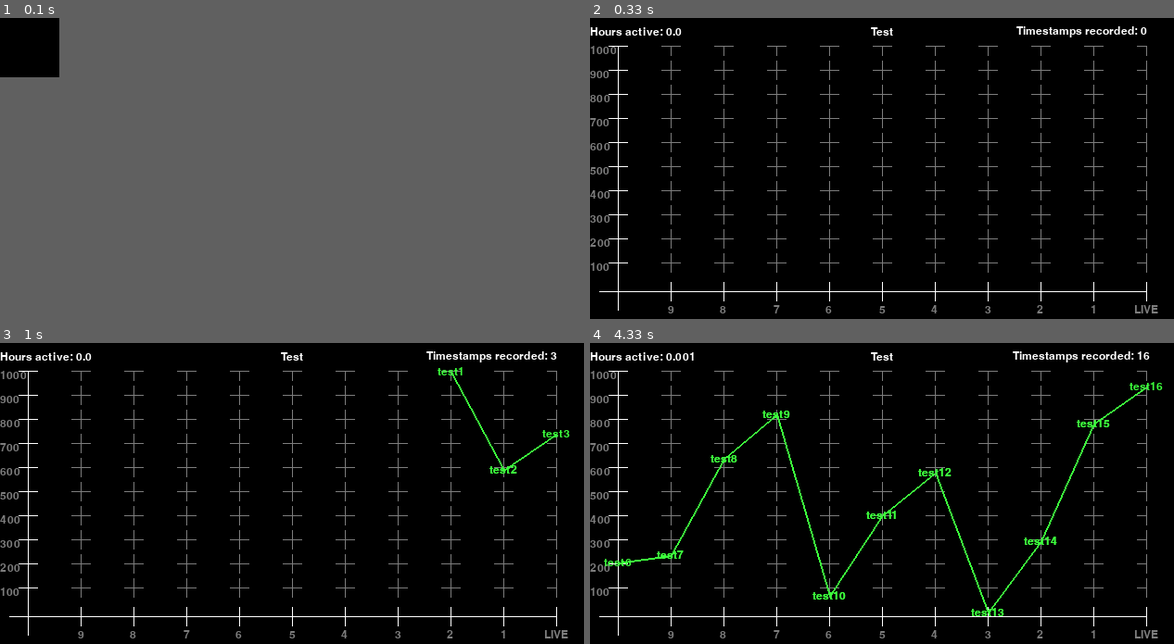
Above: before the commit, frames 1-4 (two rows, left to right).
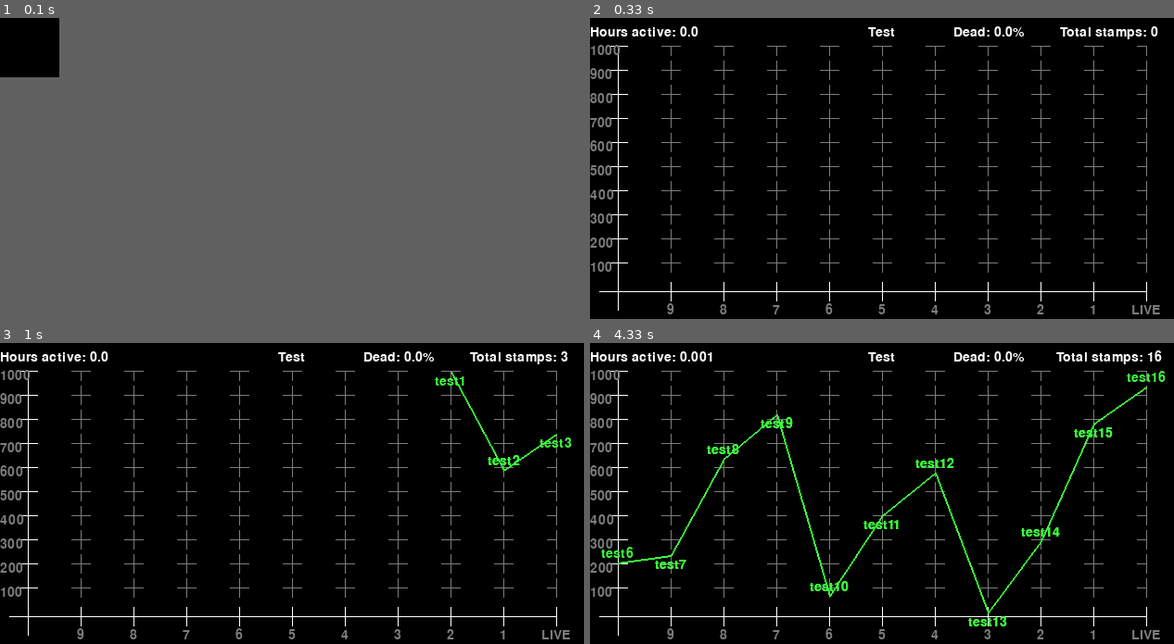
Above: after the commit, the same moments.

Repository: GerElef/pywebwatcher2
Game: pygame game, started from user_io/pygameplotter.py
The game is run twice, just before and just after one commit, with the same random seed, the same clock (stepped at 60 frames per second) and the same inputs.
Inputs:
- Up to frame 1 (0.1 s): no input
- Up to frame 2 (0.33 s): no input
- Up to frame 3 (1 s): no input
- Up to frame 4 (4.33 s): no input

Frame 1 is identical in both runs. In frame 2, 2.2% of the frame differs, in the area x 0-98%, y 2-99%; in frame 3, 2.7%; in frame 4, 4.4%, in the area x 0-99%, y 2-99%.

Commit message:
Fixed minor stuff. Made server names more visible so they don't stack onto another. Added dead % counter

Diff:
--- a/__main__.py
+++ b/__main__.py
@@ -2,15 +2,15 @@
 from sys import argv
 from threading import Thread, Event
 from time import sleep
+
+import pygame
 
 from db.dao import Dao
 from net_test.nettest import StabilityTester
 from net_test.sniffer import Sniffer
 from user_io.flag_handler import CMDHandler
 from user_io.output import Generator
-
-
-# TODO convert cmd program to run as real-time data plot with pygame
+from user_io.pygameplotter import PyEngine
 
 
 def get_interfaces():
@@ -34,12 +34,12 @@
     return ts_count, pk_count
 
 
-def start_tester(iface, evt, loop_times):
+def start_tester(iface, evt, loop_times, engine):
     tester = StabilityTester(iface)
     if loop_times == inf:
-        Thread(target=tester.ping_with_event, args=(evt,)).start()
+        Thread(target=tester.ping_with_event, args=(evt, engine,)).start()
     else:
-        Thread(target=tester.ping_with_event_counter, args=(evt, loop_times,)).start()
+        Thread(target=tester.ping_with_event_counter, args=(evt, loop_times, engine)).start()
 
 
 def start_sniffer(iface, ifaceipv4, evt, count):
@@ -155,9 +155,10 @@
     StabilityTester.SLEEP_TIME = handler.SLEEP_TIME
 
     Sniffer.IP_FILTER = handler.IP_FILTER
-
+    engine = PyEngine(handler.SLEEP_TIME, StabilityTester.UPPER_LIMIT, title=f"Interface {handler.INTERFACE_IPV4}",
+                      timer=True)
     tester_event = Event()
-    start_tester(handler.INTERFACE_IPV4, tester_event, handler.LOOP_TIMES)
+    start_tester(handler.INTERFACE_IPV4, tester_event, handler.LOOP_TIMES, engine)
 
     scapy_event = Event()
     if handler.SNIFF_FLAG:
@@ -165,10 +166,14 @@
 
     try:
         while True:
-            sleep(999999)
+            if engine.is_shut_down:
+                raise KeyboardInterrupt()
+            engine.main_loop()
+            sleep(0.1)
     except KeyboardInterrupt:
         print("Shutting down threads...")
         tester_event.set()
         scapy_event.set()
     finally:
+        pygame.quit()
         exit(0)
--- a/net_test/nettest.py
+++ b/net_test/nettest.py
@@ -7,6 +7,7 @@
 from ping3 import ping
 
 from db.dao import Dao
+from user_io.pygameplotter import PyEngine
 
 ping3.EXCEPTIONS = True
 
@@ -32,23 +33,23 @@
         if len(self.servers) != len(self.servers_readable):
             raise ServerHostNameMismatchException()
 
-    def ping_forever(self):
+    def ping_forever(self, engine):
         while True:
-            self.loop_servers()
+            self.loop_servers(engine)
 
-    def ping_with_event(self, evt: Event):
+    def ping_with_event(self, evt: Event, engine: PyEngine):
         while True:
             if evt.is_set():
                 break
-            self.loop_servers()
+            self.loop_servers(engine)
 
-    def ping_with_event_counter(self, evt: Event, c):
+    def ping_with_event_counter(self, evt: Event, c, engine: PyEngine):
         for i in range(c):
             if evt.is_set():
                 break
-            self.loop_servers()
+            self.loop_servers(engine)
 
-    def loop_servers(self):
+    def loop_servers(self, engine: PyEngine):
         tts = StabilityTester.SLEEP_TIME
 
         for i in range(len(self.servers)):
@@ -62,6 +63,8 @@
                                   self.servers[i], self.servers_readable[i],
                                   self.interface)
 
+                engine.add_stamp(self.servers_readable[i], ms)
+
                 print(f"Server Name: {self.servers_readable[i]}\n"
                       f"\tReplied in: {ms}ms\n"
                       f"\tPing Variation: {ms - self.local_history[i]}ms")
@@ -74,11 +77,13 @@
                 self.db.timestamp(0, StabilityTester.UPPER_LIMIT,
                                   self.servers[i], self.servers_readable[i],
                                   self.interface, True)
+                engine.add_stamp(self.servers_readable[i], 0)
 
                 print(f"Server Name: {self.servers_readable[i]}\n"
                       f"\t\tConnection timed out.")
 
             except PingError as pe:
+                engine.add_stamp(self.servers_readable[i], 0)
                 print(f"Encountered unexpected PingError {pe} when pinging {self.servers_readable[i]}")
                 sleep(0.1)
             except Exception:
--- a/user_io/output.py
+++ b/user_io/output.py
@@ -1,13 +1,15 @@
+import os
+import pickle as pl
 from datetime import datetime
 from time import time
+from typing import Generator as PyGenerator
+from typing import List, Callable, Tuple, AnyStr
+
+from fpdf import FPDF
 from matplotlib import pyplot
 from matplotlib import rcParams
-from typing import List, Callable, Tuple, AnyStr
-from typing import Generator as PyGenerator
+
 from db.tables import Packet, Timeframe
-from fpdf import FPDF
-import pickle as pl
-import os
 
 
 # TODO implement anon dictionary and matching
--- a/user_io/pygameplotter.py
+++ b/user_io/pygameplotter.py
@@ -1,15 +1,16 @@
 from random import Random
-from time import sleep, time
+from time import time, sleep
 
 import pygame
 from pygame.locals import RESIZABLE, QUIT, K_ESCAPE, K_LSHIFT, K_RSHIFT, VIDEORESIZE
 
 
 class Stamp:
-    def __init__(self, label: str, ping: int, dead=False):
+    def __init__(self, label: str, ping: int, offset: int,  dead=False):
         self.label: str = label
         self.ping: int = ping
         self.dead: bool = dead
+        self.label_offset = offset
 
 
 class PyEngine:
@@ -25,7 +26,7 @@
         self.display_stamps: list[Stamp] = []
         self.clock = pygame.time.Clock()
         self.clock.tick(PyEngine.tickrate)
-        self.plot_font = pygame.font.Font(pygame.font.get_default_font(), 12)
+        self.plot_font = pygame.font.Font(pygame.font.get_default_font(), 14)
         self.screen = pygame.display.set_mode((width, height), RESIZABLE)
 
         self.element_count = element_count
@@ -36,6 +37,7 @@
         self.timer = timer
         if self.timer:
             self.start_time = time()
+        self.dead_counter = 0
 
         pygame.display.set_caption('pywebwatcher2')
 
@@ -49,6 +51,7 @@
         self.MARGIN_SMALL_H = 10
         self.MARGIN_SMALL_W = 10
 
+        self.label_offset_y = self.MARGIN_SMALL_H
         self.y_axis_true_h = self.screen.get_height() - self.MARGIN_H * 2
         self.x_axis_true_w = self.screen.get_width() - self.MARGIN_W * 2
         self.is_shut_down = False
@@ -91,8 +94,10 @@
         if self.title:
             self.draw_text(self.title, self.WHITE, (self.screen.get_width() / 2, int(self.MARGIN_H / 2)))
 
-        self.draw_text(f"Timestamps recorded: {self.total_stamps}", self.WHITE,
-                       (self.screen.get_width(), int(self.MARGIN_H / 2)), offset_x= -100)
+        self.draw_text(f"Total stamps: {self.total_stamps}", self.WHITE,
+                       (self.screen.get_width() + self.MARGIN_W, int(self.MARGIN_H / 2)), offset_x=-100)
+        self.draw_text(f"Dead: {round(100*(self.dead_counter/(self.total_stamps + 1)),2)}%", self.WHITE,
+                       (self.screen.get_width(), int(self.MARGIN_H / 2)), offset_x=-200)
 
     def draw_text(self, s: str, colour, pos: tuple[int, int], offset_x: int = 0, offset_y: int = 0):
         surface = self.plot_font.render(s, True, colour)
@@ -113,17 +118,18 @@
         offset_x = self.MARGIN_W
         offset_y = self.MARGIN_H
         # https://www.pygame.org/docs/ref/draw.html#pygame.draw.aaline
-        for i in range(len(self.display_stamps) - 1):
+        for i in range(0, len(self.display_stamps) - 1):
             curr_point = (offset_x + self.map_x_to_plot(i), offset_y + self.map_y_to_plot(self.display_stamps[i]))
-            next_point = (
-                offset_x + self.map_x_to_plot(i + 1), offset_y + self.map_y_to_plot(self.display_stamps[i + 1]))
+            next_point = (offset_x + self.map_x_to_plot(i + 1), offset_y + self.map_y_to_plot(self.display_stamps[i + 1]))
 
             self.draw_text(self.display_stamps[i].label,
-                           colour_alive if not is_dead(self.display_stamps[i]) else colour_dead, curr_point)
+                           colour_alive if not is_dead(self.display_stamps[i]) else colour_dead,
+                           curr_point, offset_y=self.display_stamps[i].label_offset)
             pygame.draw.line(self.screen, colour_alive if not is_dead(self.display_stamps[i + 1]) else colour_dead,
                              curr_point, next_point, 2)
             self.draw_text(self.display_stamps[i + 1].label,
-                           colour_alive if not is_dead(self.display_stamps[i + 1]) else colour_dead, next_point)
+                           colour_alive if not is_dead(self.display_stamps[i + 1]) else colour_dead,
+                           next_point, offset_y=self.display_stamps[i+1].label_offset)
 
     def map_y_to_plot(self, stamp: Stamp) -> int:
         # https://stackoverflow.com/questions/929103/convert-a-number-range-to-another-range-maintaining-ratio
@@ -137,7 +143,6 @@
             return round(self.x_axis_true_w - (self.x_axis_true_w / self.element_count) * index)
 
     def draw_axes(self):
-        # TODO add styles instead of crosses, put straight lines
         # draws vertical lines along the X axis
         def draw_x_gaps(colour, ghost_colour, height_start, height_end, width):
             current_width = self.MARGIN_W
@@ -225,7 +230,10 @@
     def add_stamp(self, label, ping):
         if len(self.display_stamps) > self.element_count:
             self.display_stamps.pop(self.element_count)
-        stamp: Stamp = Stamp(label, ping)
+        if ping <= 0:
+            self.dead_counter += 1
+        stamp: Stamp = Stamp(label, ping, self.label_offset_y)
+        self.label_offset_y = -self.label_offset_y
         self.display_stamps.insert(0, stamp)
         self.total_stamps += 1
 
Not shown, added: requirements.txt
